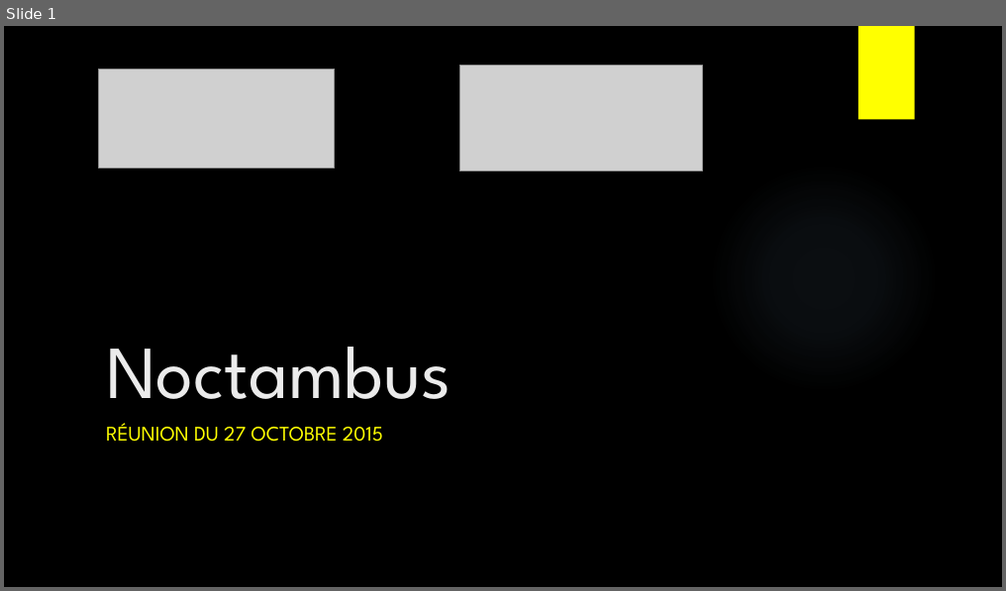
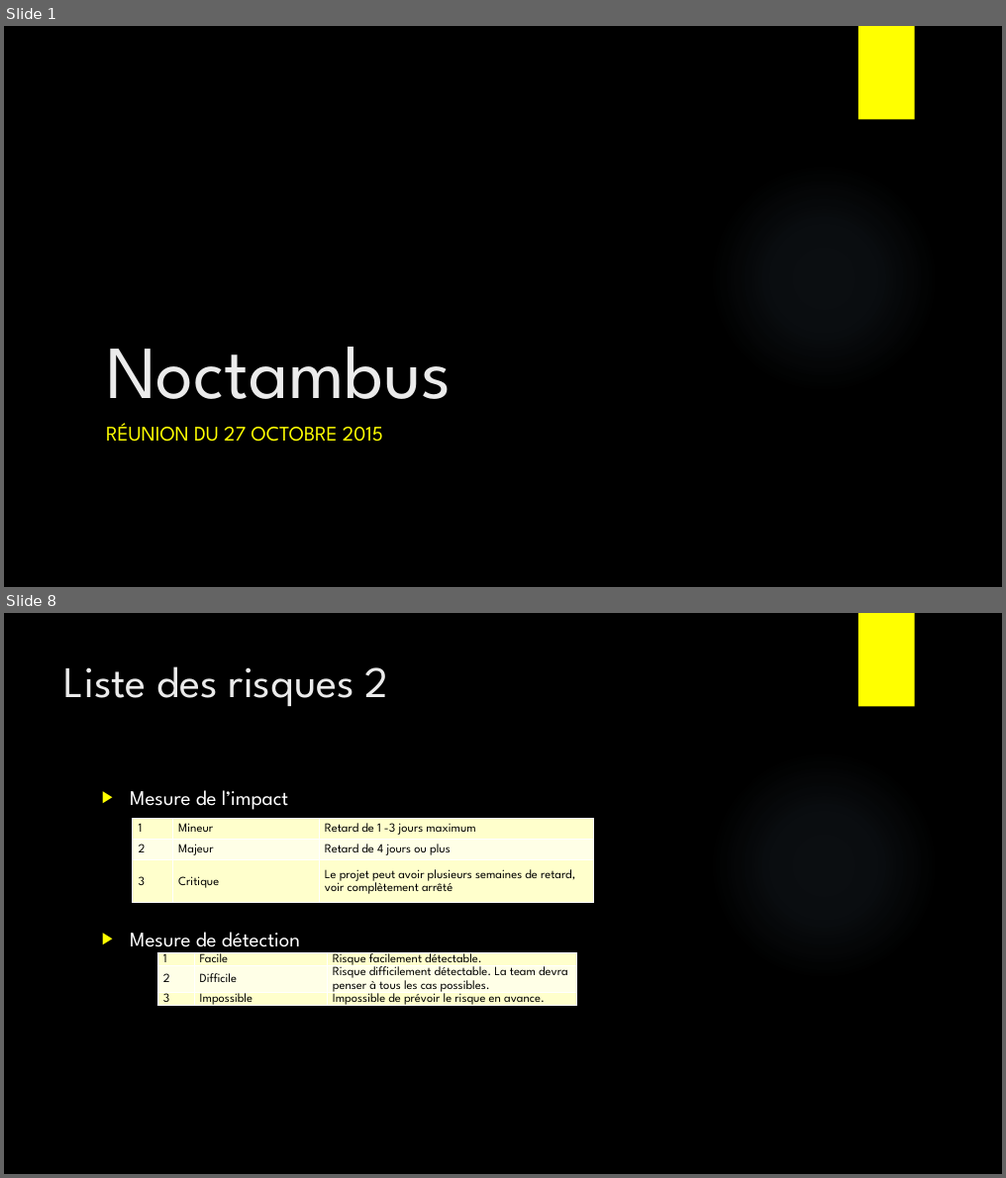
Before and after one commit to anthonypalama/Noctambus, a slide deck: Powerpoint/27.10.2015 - RdvGrep.pptx. Shown one above the other, each under a label of ours: slide 1 before the commit, slides 1 and 8 after it; the slides between them are not shown. The pictures are 1006x591 and 1006x1178 pixels, drawn with LibreOffice and Linux fonts; fonts in the diff are those of the drawing; grey boxes stand for pictures; background and template pictures are left out. Boxes give left, top, right and bottom in pixels: in the first picture for what was removed or moved away, otherwise in the second. Text is boxed around its words. In the diff, an @@ line names an element or a change of style, - is before the commit and + after.

```diff
--- a/Powerpoint/27.10.2015 - RdvGrep.pptx
+++ b/Powerpoint/27.10.2015 - RdvGrep.pptx
@@ slide 8 added at (4,613,1002,1174), background picture (left out); not listed: 2 template elements that a slide beside it also shows @@
@@ title added at (64,666,389,706), 42 pt, text #EBEBEB @@
+Liste des risques 2
@@ text added at (130,790,300,948), 20 pt, text #FFFFFF @@
+▶ Mesure de l’impact
+▶ Mesure de détection
@@ table added at (133,819,593,903), 3 rows, 3 columns @@
+1 | Mineur | Retard de 1 -3 jours maximum
+2 | Majeur | Retard de 4 jours ou plus
+3 | Critique | Le projet peut avoir plusieurs semaines de retard, voir complètement arrêté
@@ table added at (157,953,576,1054), 3 rows, 3 columns @@
+1 | Facile | Risque facilement détectable.
+2 | Difficile | Risque difficilement détectable. La team devra penser à tous les cas possibles.
+3 | Impossible | Impossible de prévoir le risque en avance.
@@ slide 1 changed as well @@
@@ picture removed at (98,69,334,168) @@
@@ picture removed at (460,65,703,172) @@
```
Also in this commit, not shown: 10 other slides added, 2 slides removed, 2 other files.
